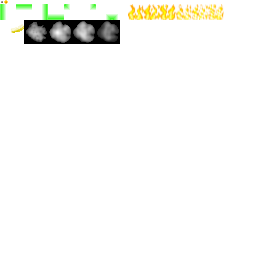
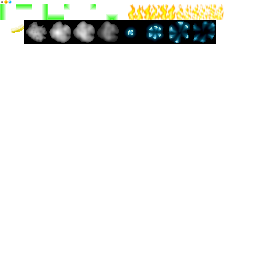
Revision of a layered 256 × 256 image; what changed, layer by layer:
painted on "Background" over bbox(8, 0, 216, 44)
